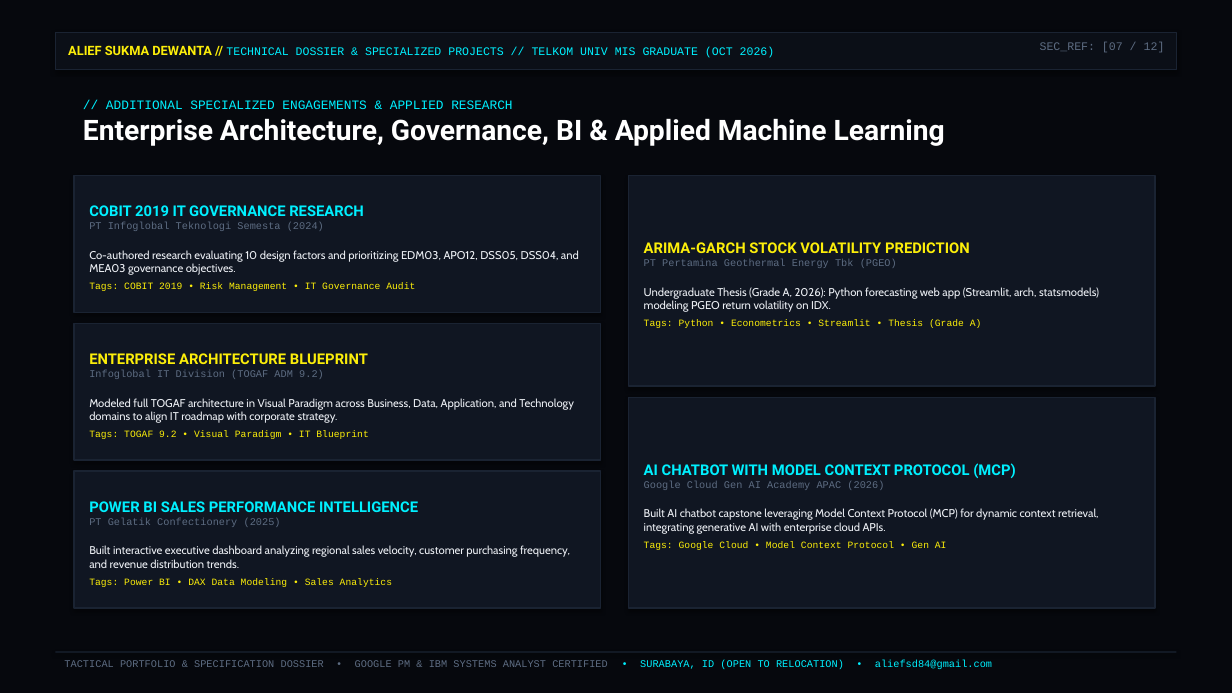
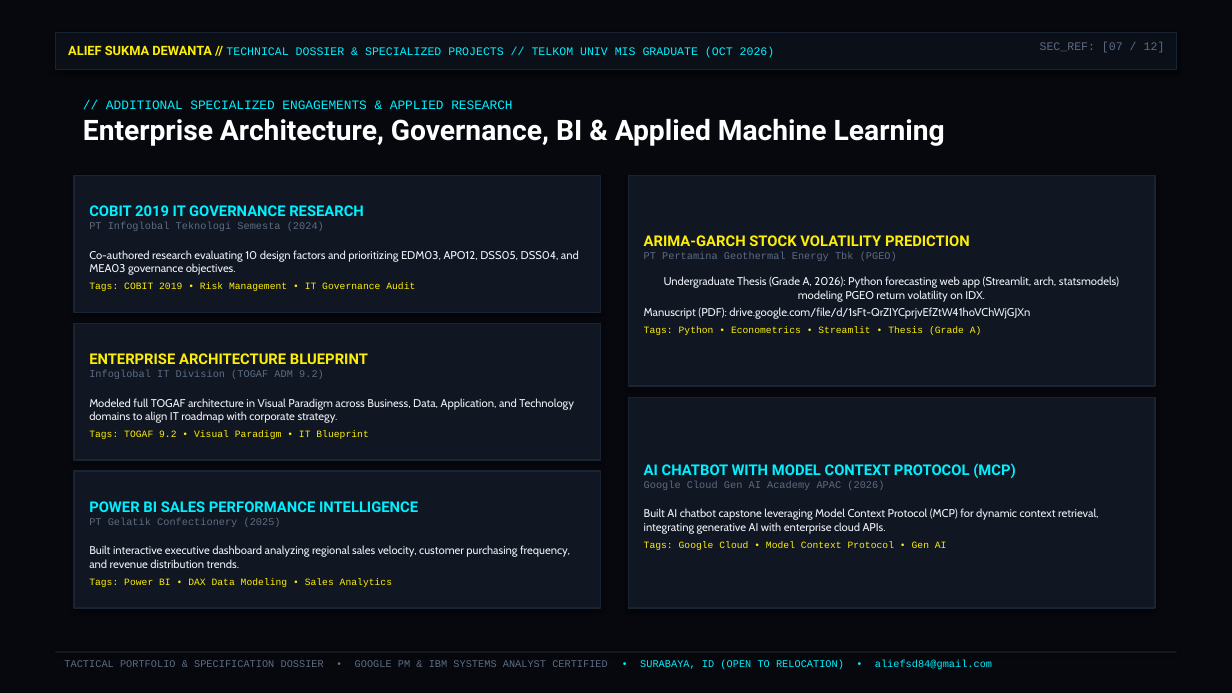
Before and after one commit to Yaboialip/Portfolio-Web-, a slide deck: slide 7 of assets/Alief_Sukma_Dewanta_Portfolio.pptx. Drawn at 1232x693 pixels with LibreOffice and Linux fonts; fonts in the diff are those of the drawing. Boxes give left, top, right and bottom in pixels: in the first picture for what was removed or moved away, otherwise in the second. Text is boxed around its words. In the diff, an @@ line names an element or a change of style, - is before the commit and + after.

```diff
--- a/assets/Alief_Sukma_Dewanta_Portfolio.pptx
+++ b/assets/Alief_Sukma_Dewanta_Portfolio.pptx
@@ text in rectangle at <box>644,276,1119,319</box>: text changed @@
-Undergraduate Thesis (Grade A, 2026): Python forecasting web app (Streamlit, arch, statsmodels) modeling PGEO return volatility on IDX.
+Undergraduate Thesis (Grade A, 2026): Python forecasting web app (Streamlit, arch, statsmodels) modeling PGEO return volatility on IDX.
+Manuscript (PDF): drive.google.com/file/d/1sFt-QrZIYCprjvEfZtW41hoVChWjGJXn
```
Also in this commit, not shown: 3 other slides changed, 4 other files.
